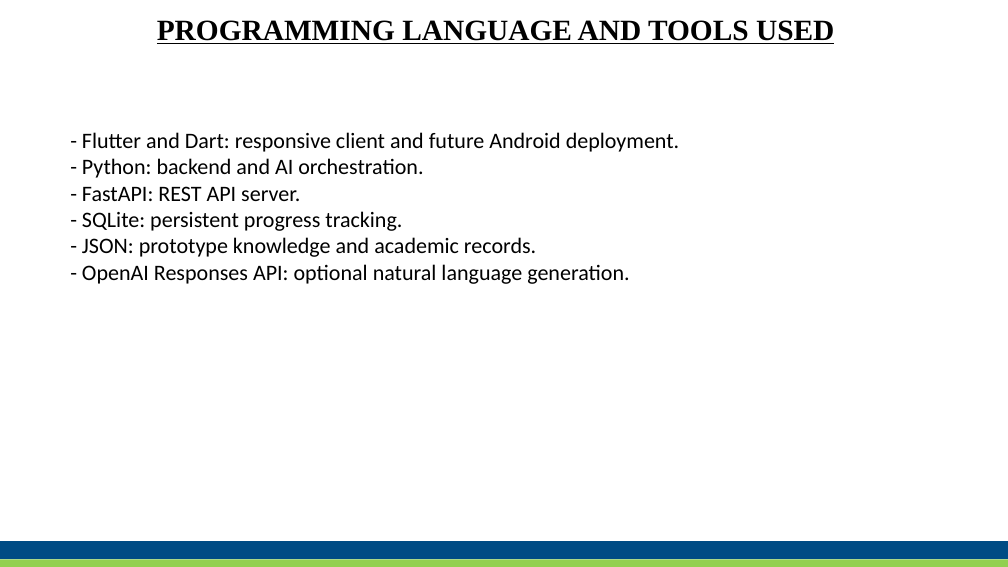
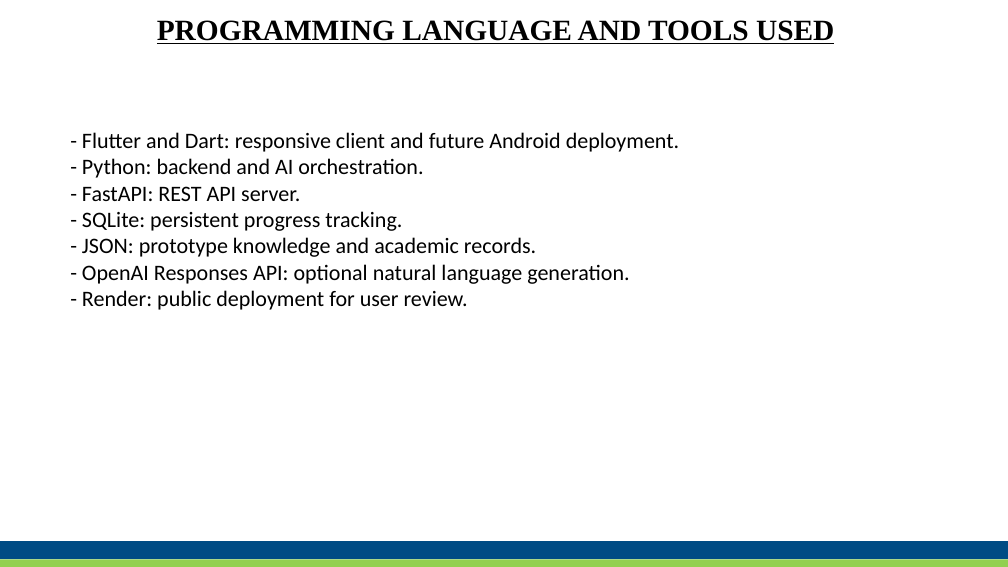
Before and after one commit to evieoshomahus-cloud/eve-esui-ai, a slide deck: slide 16 of project_docs/Eve_Defense_Presentation.pptx. Drawn at 1008x567 pixels with LibreOffice and Linux fonts; fonts in the diff are those of the drawing. Boxes give left, top, right and bottom in pixels: in the first picture for what was removed or moved away, otherwise in the second. Text is boxed around its words. In the diff, an @@ line names an element or a change of style, - is before the commit and + after.

```diff
--- a/project_docs/Eve_Defense_Presentation.pptx
+++ b/project_docs/Eve_Defense_Presentation.pptx
@@ text at bbox=[82, 290, 468, 310]: paragraph added @@
+- Render: public deployment for user review.
```
Also in this commit, not shown: 7 other slides changed, 8 other files.
